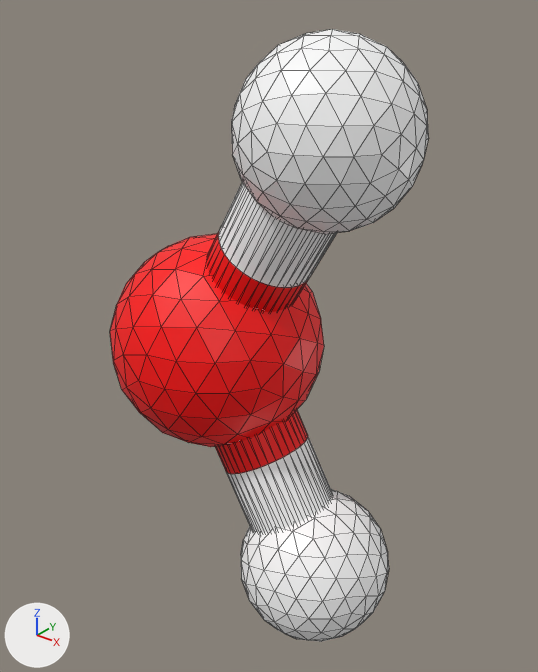
One commit to the glTF model assets/molecule/H2O/H2O.gltf: the scene before it, then after it.
Both versions are drawn from a camera (50 mm lens) standing at (0.326, -0.527, 0.68) and looking at (-0.061, -0.043, 0.38). Lighting does not change. The marker at lower left points along +X, +Y and +Z. Mesh edges are drawn as thin lines. Where no turn or scale is listed for an object, it has been applied to the vertices.

The first picture shows 'Shape_IndexedFaceSet', 'Shape_IndexedFaceSet.001', 'Shape_IndexedFaceSet.002', 'Shape_IndexedFaceSet.003', 'Shape_IndexedFaceSet.005', 'Shape_IndexedFaceSet.007', 'Shape_IndexedFaceSet.008'.
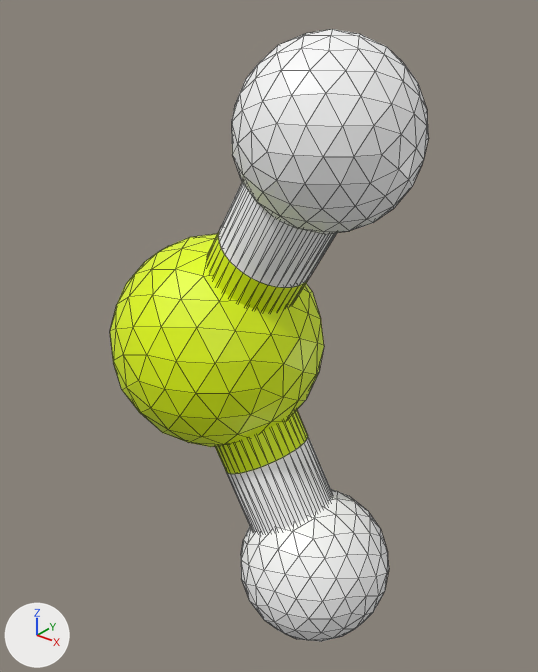
The newer file is also rescaled (x0.691), turned or shifted as a whole; pictures and numbers use the older file's frame.

Pixel boxes (x1, y1, x2, y2) of what changed, in the pictures (538 x 672 px):
'Shape_IndexedFaceSet.001', recoloured (red to yellow): (110, 234, 324, 447) in both
'Shape_IndexedFaceSet.003', recoloured: (215, 410, 308, 474) in both
'Shape_IndexedFaceSet.007', recoloured (red to yellow): (207, 232, 308, 312) in both

The change, as a list of edits to the scene's bpy script:
```text
Change mat_material_009:
    mat_material_009.base_color: (1.0, 0.0, 0.0) -> (0.784, 1.0, 0.0)  # red #ff0000 -> yellow #e5ff00
```
